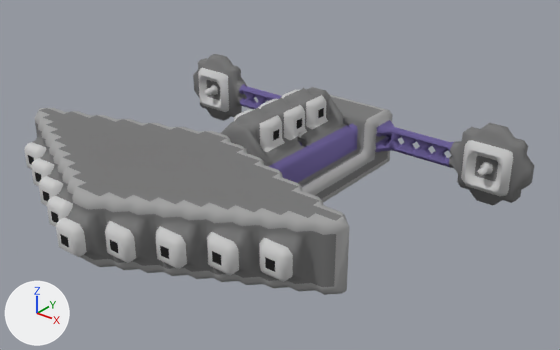
An edit to the OBJ model src/jsMain/resources/meshes/usa-5-ohio-class.obj, drawn before and after from the same camera.
The view is the same before and after, from a camera (50 mm lens) standing at (49.9, -54.6, 40.3) and looking at (4.0, 2.7, 4.7). The axes (+X, +Y, +Z) are drawn at lower left. The lights are the same throughout. Where no turn or scale is listed for an object, it has been applied to the vertices.

Names of what the first picture shows: 'usa-5-ohio-class'.
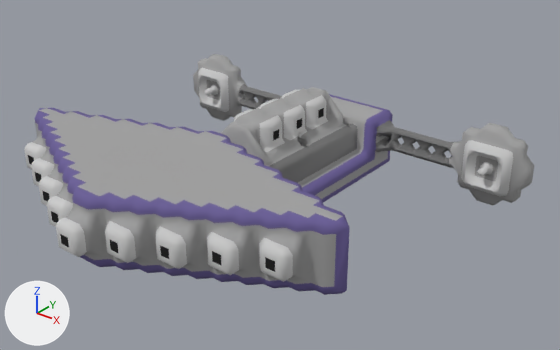
Where the change shows, as pixel boxes (x1, y1, x2, y2) in the pictures (560 x 350 px):
part 1 of me_usa_5_ohio_class, built on: before (376, 141, 384, 149)
part 2 of me_usa_5_ohio_class, surface changed: (34, 54, 534, 295) in both

Patch to the scene script:
```diff
--- a/src/jsMain/resources/meshes/usa-5-ohio-class.obj.py
+++ b/src/jsMain/resources/meshes/usa-5-ohio-class.obj.py
@@ me_usa_5_ohio_class @@
 # used by ob_usa_5_ohio_class; location = (0.0, 0.0, 0.0)
-me_usa_5_ohio_class.from_pydata(...)  # 2206 vertices, 4037 faces; spans x -24.5..24.5, y -21.5..21.5, z 0.0..11.0
+me_usa_5_ohio_class.from_pydata(...)  # 2210 vertices, 4039 faces; spans x -24.5..24.5, y -21.5..21.5, z 0.0..11.0
+# me_usa_5_ohio_class part 1: 2 vertices removed from x -0.7..7.0, y 8.3..17.5, z 3.5..5.5; 6 vertices added at x -7.0..7.5, y 0.3..20.5, z 3.5..5.5
+# me_usa_5_ohio_class part 2: 2964 kept faces spanning x -24.5..24.5, y -20.5..21.5, z 0.0..11.0 get new texture (UV) coordinates
 me_usa_5_ohio_class.materials.append(mat_usa_5_ohio_class)
```
